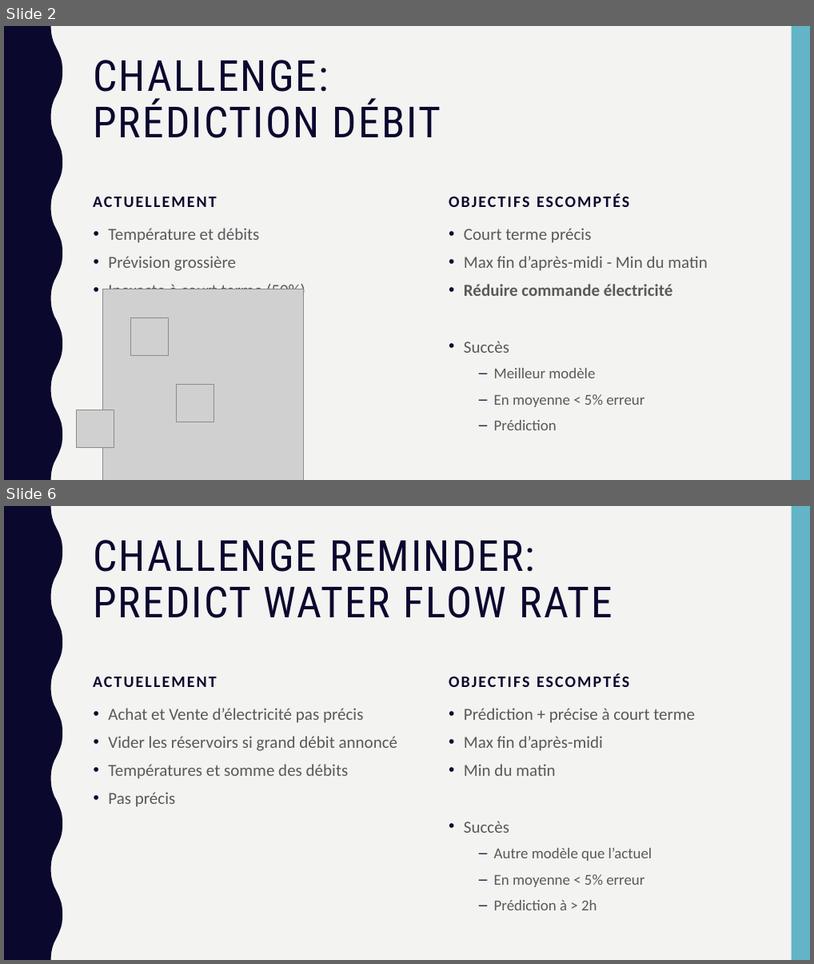
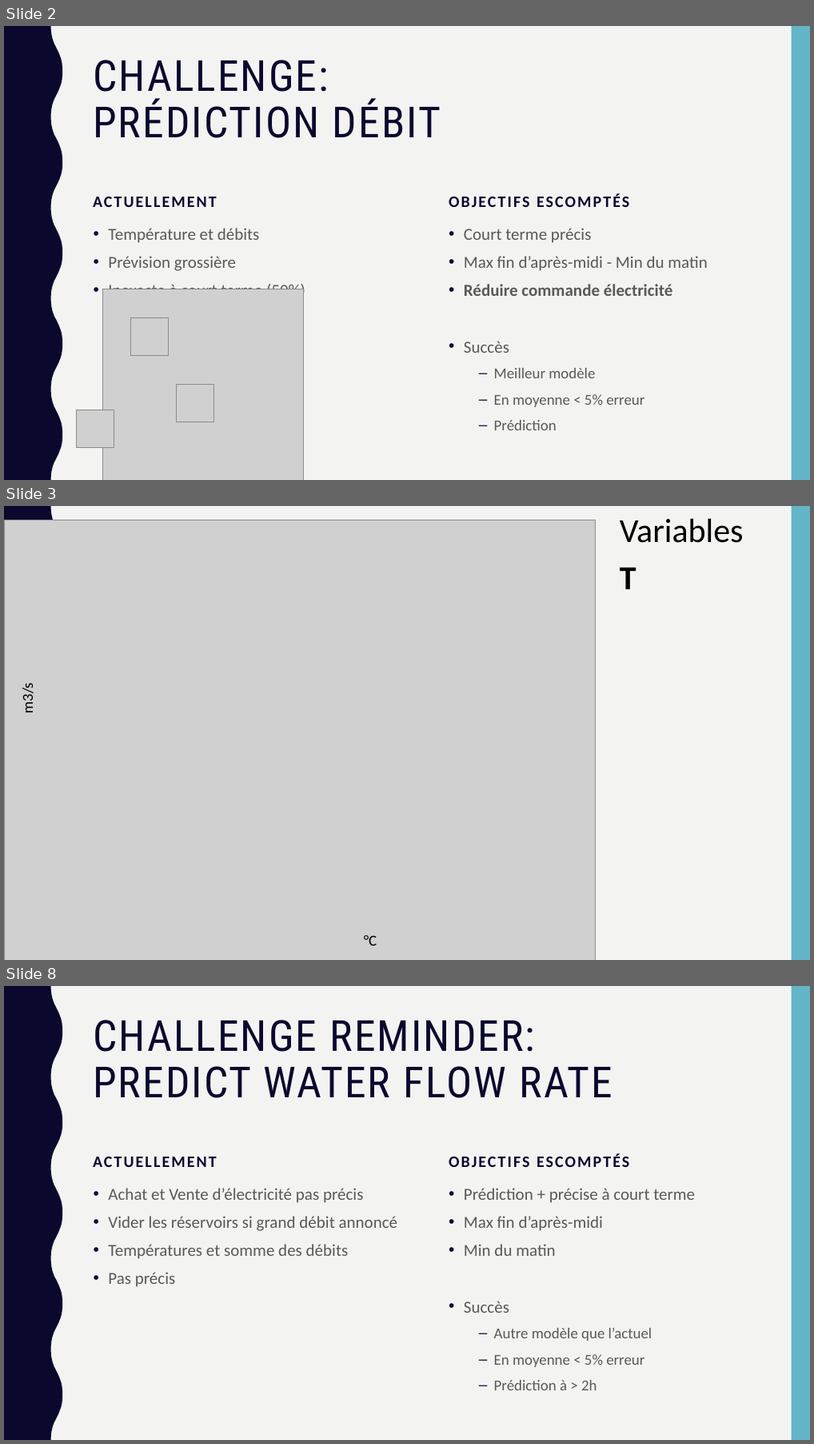
Before and after one commit to LuanaMartelli/BlueArk2019, a slide deck: Flow Rate Forecasting.pptx. Shown one above the other, each under a label of ours: slides 2 and 6 before the commit, slides 2, 3 and 8 after it; the slides between them are not shown. The pictures are 814x964 and 814x1444 pixels, drawn with LibreOffice and Linux fonts; fonts in the diff are those of the drawing; grey boxes stand for pictures. Boxes give left, top, right and bottom in pixels: in the first picture for what was removed or moved away, otherwise in the second. Text is boxed around its words. In the diff, an @@ line names an element or a change of style, - is before the commit and + after.

```diff
--- a/Flow Rate Forecasting.pptx
+++ b/Flow Rate Forecasting.pptx
@@ slide 3 added at <box>4,506,810,960</box>, background #F3F3F2; not listed: 2 template elements that a slide beside it also shows @@
@@ picture added at <box>4,520,595,960</box> @@
@@ text added at <box>620,519,744,543</box>, 40 pt, text #000000 @@
+Variables
@@ text added at <box>620,567,637,589</box>, 40 pt, text #000000, bold @@
+T
@@ text added at <box>18,685,37,712</box>, 18 pt, text #000000 @@
+m3/s
@@ text added at <box>364,935,377,945</box>, 18 pt, text #000000 @@
+°C
@@ what was slide 6 is now slide 8 @@
```
Also in this commit, not shown: 1 slide changed, 4 other slides added, 3 slides removed.
